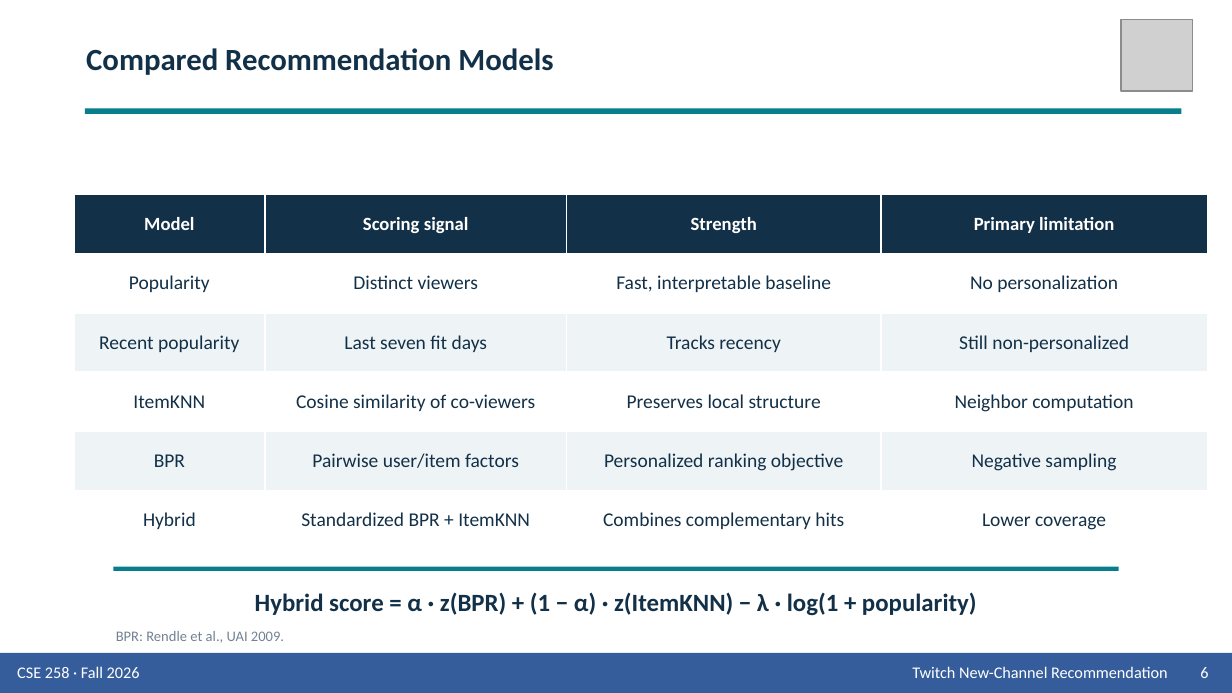
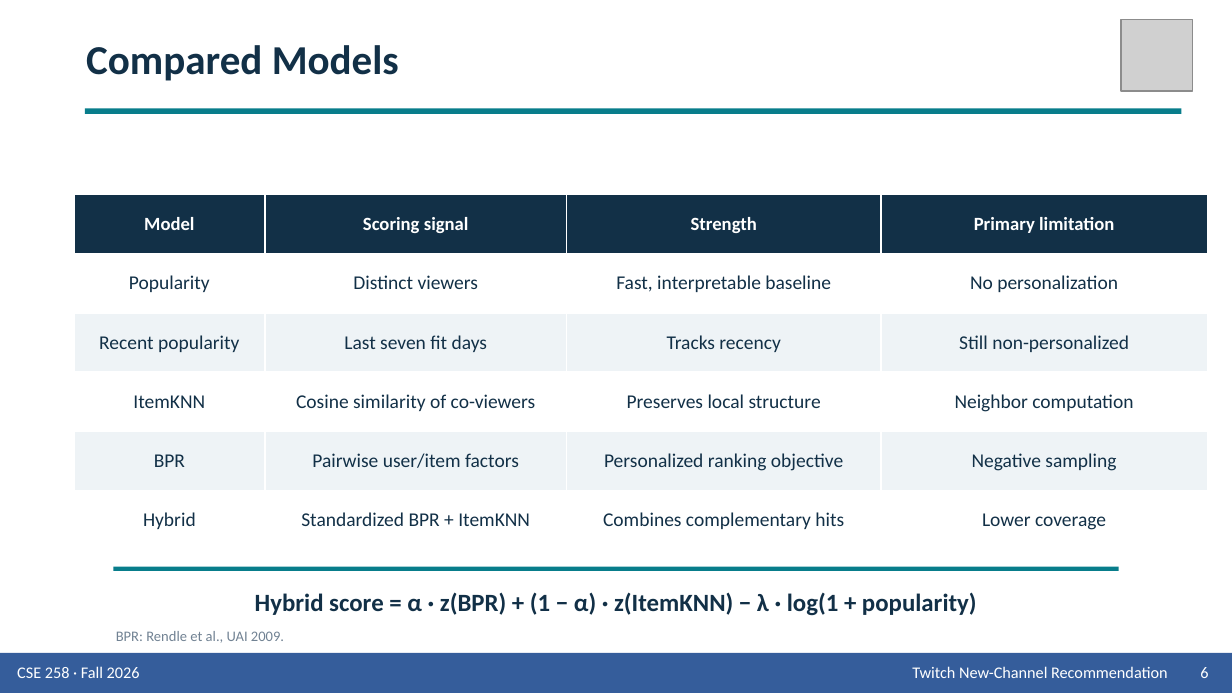
Before and after one commit to Wen-Chieh-Lo/You-know-who-did-God-did-, a slide deck: slide 6 of presentation/Group_9_Presentation_Twitch.pptx. Drawn at 1232x693 pixels with LibreOffice and Linux fonts; fonts in the diff are those of the drawing; grey boxes stand for pictures. Boxes give left, top, right and bottom in pixels: in the first picture for what was removed or moved away, otherwise in the second. Text is boxed around its words. In the diff, an @@ line names an element or a change of style, - is before the commit and + after.

```diff
--- a/presentation/Group_9_Presentation_Twitch.pptx
+++ b/presentation/Group_9_Presentation_Twitch.pptx
@@ text at (86,45,399,81): text changed; size 18 to 24 pt @@
-Compared Recommendation Models
+Compared Models
```
Also in this commit, not shown: 13 other slides changed, 1 slide added, 1 slide removed, 2 other files.
